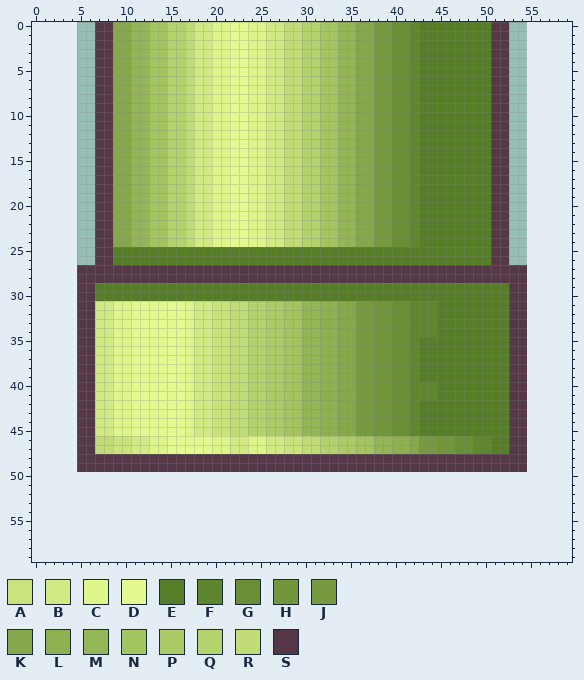
Pixel-art sprite, stored at www/img/pipe-up.png. The picture above is the old version.
The file is 50x50 pixels. Colours within 5 levels of each other are drawn and written as one. The old version is drawn lined up with the new one, on the new canvas.
Palette (. is transparent): A #cae37d  B #d2ea83  C #ddf58b  D #e4fa91  E #567e29  F #5e862f  G #698f36  H #71963b  J #779a40  K #86a84b  L #8eb051  M #95b656  N #a4c462  P #acca68  Q #b4d26e  R #c1dc77  S #543847
Pixels before (only the part around the change), first column x 0:
 0 .......SSKKMMNNQQRBBCCDDCCBBRRQQNNMMKKJJGGFEEEEEEEESS.......
 1 .......SSKKMMNNQQRBBCCDDCCBBRRQQNNMMKKJJGGFEEEEEEEESS.......
 2 .......SSKKMMNNQQRBBCCDDCCBBRRQQNNMMKKJJGGFEEEEEEEESS.......
 3 .......SSKKMMNNQQRBBCCDDCCBBRRQQNNMMKKJJGGFEEEEEEEESS.......
 4 .......SSKKMMNNQQRBBCCDDCCBBRRQQNNMMKKJJGGFEEEEEEEESS.......
 5 .......SSKKMMNNQQRBBCCDDCCBBRRQQNNMMKKJJGGFEEEEEEEESS.......
 6 .......SSKKMMNNQQRBBCCDDCCBBRRQQNNMMKKJJGGFEEEEEEEESS.......
 7 .......SSKKMMNNQQRBBCCDDCCBBRRQQNNMMKKJJGGFEEEEEEEESS.......
 8 .......SSKKMMNNQQRBBCCDDCCBBRRQQNNMMKKJJGGFEEEEEEEESS.......
 9 .......SSKKMMNNQQRBBCCDDCCBBRRQQNNMMKKJJGGFEEEEEEEESS.......
10 .......SSKKMMNNQQRBBCCDDCCBBRRQQNNMMKKJJGGFEEEEEEEESS.......
11 .......SSKKMMNNQQRBBCCDDCCBBRRQQNNMMKKJJGGFEEEEEEEESS.......
12 .......SSKKMMNNQQRBBCCDDCCBBRRQQNNMMKKJJGGFEEEEEEEESS.......
13 .......SSKKMMNNQQRBBCCDDCCBBRRQQNNMMKKJJGGFEEEEEEEESS.......
14 .......SSKKMMNNQQRBBCCDDCCBBRRQQNNMMKKJJGGFEEEEEEEESS.......
15 .......SSKKMMNNQQRBBCCDDCCBBRRQQNNMMKKJJGGFEEEEEEEESS.......
16 .......SSKKMMNNQQRBBCCDDCCBBRRQQNNMMKKJJGGFEEEEEEEESS.......
17 .......SSKKMMNNQQRBBCCDDCCBBRRQQNNMMKKJJGGFEEEEEEEESS.......
18 .......SSKKMMNNQQRBBCCDDCCBBRRQQNNMMKKJJGGFEEEEEEEESS.......
19 .......SSKKMMNNQQRBBCCDDCCBBRRQQNNMMKKJJGGFEEEEEEEESS.......
20 .......SSKKMMNNQQRBBCCDDCCBBRRQQNNMMKKJJGGFEEEEEEEESS.......
21 .......SSKKMMNNQQRBBCCDDCCBBRRQQNNMMKKJJGGFEEEEEEEESS.......
22 .......SSKKMMNNQQRBBCCDDCCBBRRQQNNMMKKJJGGFEEEEEEEESS.......
23 .......SSKKMMNNQQRBBCCDDCCBBRRQQNNMMKKJJGGFEEEEEEEESS.......
24 .......SSKKMMNNQQRBBCCDDCCBBRRQQNNMMKKJJGGFEEEEEEEESS.......
25 .......SSEEEEEEEEEEEEEEEEEEEEEEEEEEEEEEEEEEEEEEEEEESS.......
26 .......SSEEEEEEEEEEEEEEEEEEEEEEEEEEEEEEEEEEEEEEEEEESS.......
27 .....SSSSSSSSSSSSSSSSSSSSSSSSSSSSSSSSSSSSSSSSSSSSSSSSSS.....
28 .....SSSSSSSSSSSSSSSSSSSSSSSSSSSSSSSSSSSSSSSSSSSSSSSSSS.....
29 .....SSEEEEEEEEEEEEEEEEEEEEEEEEEEEEEEEEEEEEEEEEEEEEEESS.....
30 .....SSEEEEEEEEEEEEEEEEEEEEEEEEEEEEEEEEEEEEEEEEEEEEEESS.....
31 .....SSBBCCDDDDDDCBBAARRQQPPNNMMLLKKJJHHGGFFFEEEEEEEESS.....
32 .....SSBBCCDDDDDDCBBAARRQQPPNNMMLLKKJJHHGGFFFEEEEEEEESS.....
33 .....SSBBCCDDDDDDCBBAARRQQPPNNMMLLKKJJHHGGFFFEEEEEEEESS.....
34 .....SSBBCCDDDDDDCBBAARRQQPPNNMMLLKKJJHHGGFFFEEEEEEEESS.....
35 .....SSBBCCDDDDDDCBBAARRQQPPNNMMLLKKJJHHGGFEEEEEEEEEESS.....
36 .....SSBBCCDDDDDDCBBAARRQQPPNNMMLLKKJJHHGGFEEEEEEEEEESS.....
37 .....SSBBCCDDDDDDCBBAARRQQPPNNMMLLKKJJHHGGFEEEEEEEEEESS.....
38 .....SSBBCCDDDDDDCBBAARRQQPPNNMMLLKKJJHHGGFEEEEEEEEEESS.....
39 .....SSBBCCDDDDDDCBBAARRQQPPNNMMLLKKJJHHGGFEEEEEEEEEESS.....
40 .....SSBBCCDDDDDDCBBAARRQQPPNNMMLLKKJJHHGGFFFEEEEEEEESS.....
41 .....SSBBCCDDDDDDCBBAARRQQPPNNMMLLKKJJHHGGFFFEEEEEEEESS.....
42 .....SSBBCCDDDDDDCBBAARRQQPPNNMMLLKKJJHHGGFEEEEEEEEEESS.....
43 .....SSBBCCDDDDDDCBBAARRQQPPNNMMLLKKJJHHGGFEEEEEEEEEESS.....
44 .....SSBBCCDDDDDDCBBAARRQQPPNNMMLLKKJJHHGGFEEEEEEEEEESS.....
45 .....SSBBCCDDDDDDCBBAARRQQPPNNMMLLKKJJHHGGFEEEEEEEEEESS.....
46 .....SSRRAABBCCDDDDDCCBBCCBBAARRQQPPNNMMLLKJJHHGGFFEESS.....
47 .....SSRRAABBCCDDDDDCCBBCCBBAARRQQPPNNMMLLKJJHHGGFFEESS.....
48 .....SSSSSSSSSSSSSSSSSSSSSSSSSSSSSSSSSSSSSSSSSSSSSSSSSS.....
49 .....SSSSSSSSSSSSSSSSSSSSSSSSSSSSSSSSSSSSSSSSSSSSSSSSSS.....
50 ............................................................
51 ............................................................
52 ............................................................
53 ............................................................
54 ............................................................
55 ............................................................
56 ............................................................
57 ............................................................
58 ............................................................
59 ............................................................
After the commit:
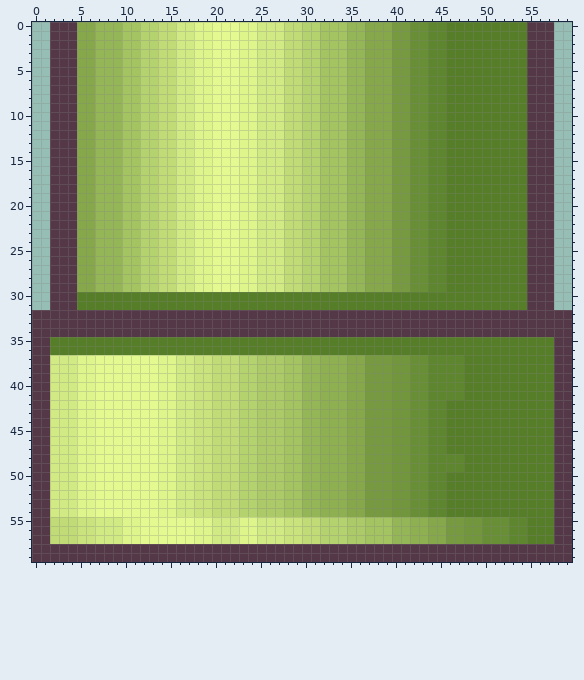
Log entry: Finished pipeType
Edits made:
canvas 50x50 -> 60x60, the old top-left corner now at 5,0
Changed rows in their new state; - is an unchanged pixel.
first column x 0:
 0 --SSSKKMMMNNQQRRBBCCDD-C-B--------N-M-KKJJGGFF-----EEEESSS--
 1 --SSSKKMMMNNQQRRBBCCDD-C-B--------N-M-KKJJGGFF-----EEEESSS--
 2 --SSSKKMMMNNQQRRBBCCDD-C-B--------N-M-KKJJGGFF-----EEEESSS--
 3 --SSSKKMMMNNQQRRBBCCDD-C-B--------N-M-KKJJGGFF-----EEEESSS--
 4 --SSSKKMMMNNQQRRBBCCDD-C-B--------N-M-KKJJGGFF-----EEEESSS--
 5 --SSSKKMMMNNQQRRBBCCDD-C-B--------N-M-KKJJGGFF-----EEEESSS--
 6 --SSSKKMMMNNQQRRBBCCDD-C-B--------N-M-KKJJGGFF-----EEEESSS--
 7 --SSSKKMMMNNQQRRBBCCDD-C-B--------N-M-KKJJGGFF-----EEEESSS--
 8 --SSSKKMMMNNQQRRBBCCDD-C-B--------N-M-KKJJGGFF-----EEEESSS--
 9 --SSSKKMMMNNQQRRBBCCDD-C-B--------N-M-KKJJGGFF-----EEEESSS--
10 --SSSKKMMMNNQQRRBBCCDD-C-B--------N-M-KKJJGGFF-----EEEESSS--
11 --SSSKKMMMNNQQRRBBCCDD-C-B--------N-M-KKJJGGFF-----EEEESSS--
12 --SSSKKMMMNNQQRRBBCCDD-C-B--------N-M-KKJJGGFF-----EEEESSS--
13 --SSSKKMMMNNQQRRBBCCDD-C-B--------N-M-KKJJGGFF-----EEEESSS--
14 --SSSKKMMMNNQQRRBBCCDD-C-B--------N-M-KKJJGGFF-----EEEESSS--
15 --SSSKKMMMNNQQRRBBCCDD-C-B--------N-M-KKJJGGFF-----EEEESSS--
16 --SSSKKMMMNNQQRRBBCCDD-C-B--------N-M-KKJJGGFF-----EEEESSS--
17 --SSSKKMMMNNQQRRBBCCDD-C-B--------N-M-KKJJGGFF-----EEEESSS--
18 --SSSKKMMMNNQQRRBBCCDD-C-B--------N-M-KKJJGGFF-----EEEESSS--
19 --SSSKKMMMNNQQRRBBCCDD-C-B--------N-M-KKJJGGFF-----EEEESSS--
20 --SSSKKMMMNNQQRRBBCCDD-C-B--------N-M-KKJJGGFF-----EEEESSS--
21 --SSSKKMMMNNQQRRBBCCDD-C-B--------N-M-KKJJGGFF-----EEEESSS--
22 --SSSKKMMMNNQQRRBBCCDD-C-B--------N-M-KKJJGGFF-----EEEESSS--
23 --SSSKKMMMNNQQRRBBCCDD-C-B--------N-M-KKJJGGFF-----EEEESSS--
24 --SSSKKMMMNNQQRRBBCCDD-C-B--------N-M-KKJJGGFF-----EEEESSS--
25 --SSSKKMMMNNQQRRBBCCDDDCCBBBRRQQNNNMMKKKJJGGFF-----EEEESSS--
26 --SSSKKMMMNNQQRRBBCCDDDCCBBBRRQQNNNMMKKKJJGGFF-----EEEESSS--
27 --SSSKKMMMNNQQRRBBCCDDDCCBBBRRQQNNNMMKKKJJGGFFEEEEEEEEESSS--
28 --SSSKKMMMNNQQRRBBCCDDDCCBBBRRQQNNNMMKKKJJGGFFEEEEEEEEESSS--
29 --SSSKKMMMNNQQRRBBCCDDDCCBBBRRQQNNNMMKKKJJGGFF-------EESSS--
30 --SSSEE----------------------------------------------EESSS--
31 --SSSEEEEEEEEEEEEEEEEEEEEEEEEEEEEEEEEEEEEEEEE--------EESSS--
32 SSSSS--SSSSSSSSSSSSSSSSSSSSSSSSSSSSSSSSSSSSSSSSSSSSSS--SSSSS
33 SSSSS--SSSSSSSSSSSSSSSSSSSSSSSSSSSSSSSSSSSSSSSSSSSSSS--SSSSS
34 SSSSS--SSSSSSSSSSSSSSSSSSSSSSSSSSSSSSSSSSSSSSSSSSSSSS--SSSSS
35 SSEEEEEEEEEEEEEEEEEEEEEEEEEEEEEEEEEEEEEEEEE----------EEEEESS
36 SSEEEEEEEEEEEEEEEEEEEEEEEEEEEEEEEEEEEEEEEEE----------EEEEESS
37 SSBBBCCDDDD---CCBBAARR-Q-P--------L-K-JJHHGGFFFF-----EEEEESS
38 SSBBBCCDDDD---CCBBAARR-Q-P--------L-K-JJHHGGFFFF-----EEEEESS
39 SSBBBCCDDDD---CCBBAARR-Q-P--------L-K-JJHHGGFFFF-----EEEEESS
40 SSBBBCCDDDD---CCBBAARR-Q-P--------L-K-JJHHGG-FFF-----EEEEESS
41 SSBBBCCDDDD---CCBBAARR-Q-P--------L-K-JJHHGG-FFF-----EEEEESS
42 SSBBBCCDDDD---CCBBAARR-Q-P--------L-K-JJHHGGFF-------EEEEESS
43 SSBBBCCDDDD---CCBBAARR-Q-P--------L-K-JJHHGGFF-------EEEEESS
44 SSBBBCCDDDD---CCBBAARR-Q-P--------L-K-JJHHGGFF-------EEEEESS
45 SSBBBCCDDDD---CCBBAARR-Q-P--------L-K-JJHHGGFF-------EEEEESS
46 SSBBBCCDDDDDDD-CBBAARRRQQPPPNNMMLLLKKJJJHHGGFFEEEEE--EEEEESS
47 SSBBBCCDDDDDDD-CBBAARRRQQPPPNNMMLLLKKJJJHHGGFFEEEEE--EEEEESS
48 SSBBBCCDDDDDDDCCBBAARRRQQPPPNNMMLLLKKJJJHHGGFFFFEEEEEEEEEESS
49 SSBBBCCDDDDDDDCCBBAARRRQQPPPNNMMLLLKKJJJHHGGFFFFEEEEEEEEEESS
50 SSBBBCCDDDDDDDCCBBAARRRQQPPPNNMMLLLKKJJJHHGGFFEEEEEEEEEEEESS
51 SSBBBCCDDDDDDDCCBBAARRRQQPPPNNMMLLLKKJJJHHGGFFEEEEEEEEEEEESS
52 SSBBBCCDDDDDDDCCBBAARRRQQPPPNNMMLLLKKJJJHHGGFFEEEEEEEEEEEESS
53 SSBBBCCDDDDDDDCCBBAARRRQQPPPNNMMLLLKKJJJHHGGFFEEEEEEEEEEEESS
54 SSBBBCCDDDDDDDCCBBAARRRQQPPPNNMMLLLKKJJJHHGGFFEEEEEEEEEEEESS
55 SSRRRAABBBCCDDDDDDCCBBBCCBBBAARRQQQPPNNNMMLLKKJJHHGGGFFEEESS
56 SSRRRAABBBCCDDDDDDCCBBBCCBBBAARRQQQPPNNNMMLLKKJJHHGGGFFEEESS
57 SSRRRAABBBCCDDDDDDCCBBBCCBBBAARRQQQPPNNNMMLLKKJJHHGGGFFEEESS
58 SSSSSSSSSSSSSSSSSSSSSSSSSSSSSSSSSSSSSSSSSSSSSSSSSSSSSSSSSSSS
59 SSSSSSSSSSSSSSSSSSSSSSSSSSSSSSSSSSSSSSSSSSSSSSSSSSSSSSSSSSSS
Where, in picture pixels (left, top, right, bottom), the same in both pictures:
changed: (32, 22, 572, 562)
